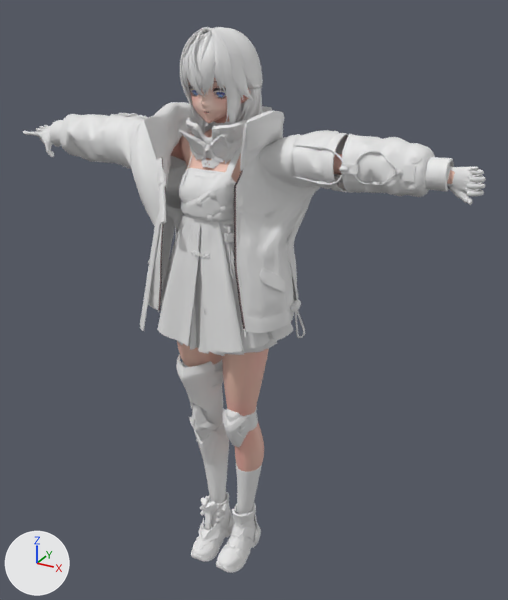
An edit to the glTF model unity/Assets/Authored/asteria/default/model.gltf, drawn before and after from the same camera.
Before and after are seen from a 50 mm camera at (1.12, -1.822, 2.014) aimed at (0.062, 0.103, 1.051). Arrows for +X, +Y and +Z are at lower left; the lights stay in place. The older version comes first. Objects named as collision shapes, trigger or cutter boxes, shadow casters or lower levels of detail are left out. Vertices at exactly the same position are counted once.

The first picture shows 'asteria_LOD0'.
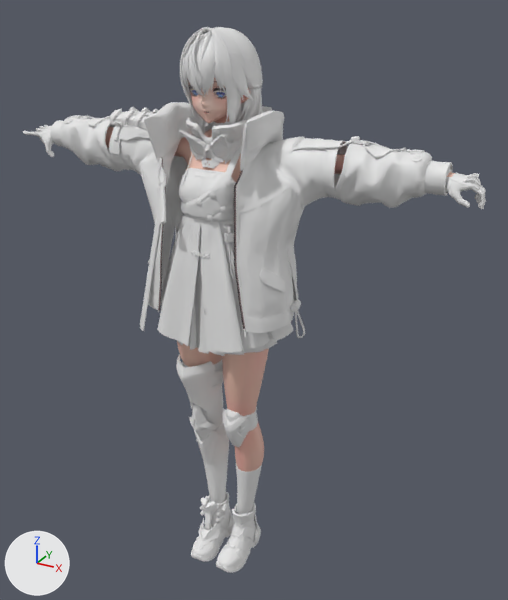
Patch to the scene script:
```diff
--- a/unity/Assets/Authored/asteria/default/model.gltf.py
+++ b/unity/Assets/Authored/asteria/default/model.gltf.py
@@ me_asteria_lod0 @@
 me_asteria_lod0.from_pydata(...)  # 49462 vertices, 94325 faces; spans x -0.83..0.79, y -0.18..0.22, z 0.03..1.92
 # used by ob_asteria_lod0; location = (0.0, 0.0, 0.0)
+# me_asteria_lod0 part 1: the loose piece of 40 vertices spanning x 0.68..0.7, y 0.03..0.04, z 1.54..1.58 is turned -76.4 degrees about the x axis through its middle, then moved by (0.0, 0.0, 0.01)
+# me_asteria_lod0 part 2: the loose piece of 279 vertices spanning x -0.39..-0.34, y -0.01..0.12, z 1.48..1.65 is turned 92.4 degrees about the x axis through its middle, then moved by (0.0, -0.02, 0.01)
+# me_asteria_lod0 part 3: the loose piece of 215 vertices spanning x -0.38..-0.21, y 0.06..0.11, z 1.61..1.64 is multiplied about its middle by the matrix ((0.998, -0.069, 0.006), (0.004, -0.028, -1.0), (0.07, 0.997, -0.028)), then moved by (0.0, -0.11, -0.02)
+# me_asteria_lod0 part 4: the loose piece of 64 vertices spanning x 0.23..0.42, y -0.03..0.0, z 1.51..1.56 is turned -90.9 degrees about the x axis through its middle and scaled by 0.996, then moved by (0.0, 0.03, 0.08)
+# me_asteria_lod0 part 5: the loose piece of 68 vertices spanning x 0.23..0.42, y -0.03..0.01, z 1.57..1.62 is turned -88.2 degrees about the x axis through its middle, then moved by (0.0, 0.08, 0.02)
+# me_asteria_lod0 part 6: the loose piece of 28 vertices spanning x -0.4..-0.38, y 0.1..0.14, z 1.58..1.62 is turned 92.4 degrees about the x axis through its middle, then moved by (0.0, -0.12, 0.04)
+# me_asteria_lod0 part 7: the loose piece of 26 vertices spanning x -0.36..-0.32, y 0.09..0.14, z 1.58..1.62 is turned 92.4 degrees about the x axis through its middle, then moved by (0.0, -0.12, 0.04)
+# me_asteria_lod0 part 8: the loose piece of 26 vertices spanning x -0.31..-0.28, y 0.09..0.14, z 1.58..1.62 is turned 92.1 degrees about the x axis through its middle, then moved by (0.0, -0.12, 0.04)
+# me_asteria_lod0 part 9: the loose piece of 44 vertices spanning x 0.33..0.35, y -0.02..0.0, z 1.51..1.52 is scaled about its middle by (1, 0.545, -0.505), then moved by (0.0, 0.0, 0.1)
+# me_asteria_lod0 part 10: the loose piece of 93 vertices spanning x 0.55..0.58, y -0.02..-0.01, z 1.57..1.58 is turned -87.6 degrees about the x axis through its middle, then moved by (0.0, 0.06, 0.05)
+# me_asteria_lod0 part 11: the loose piece of 93 vertices spanning x 0.41..0.45, y -0.04..-0.02, z 1.55..1.58 is turned -87.6 degrees about the x axis through its middle, then moved by (0.0, 0.07, 0.07)
+# me_asteria_lod0 part 12: 8012 of 49462 vertices moved; they spanned x -0.69..0.79, y -0.12..0.2, z 1.31..1.65 and now span x -0.69..0.79, y -0.11..0.15, z 1.31..1.65; mean shift (0.0, 0.0, 0.0); largest move (-0.44, -0.07, 1.57) -> (-0.44, 0.04, 1.45)
 me_asteria_lod0.materials.append(mat_face)
```

Where the change shows, as pixel boxes (x1, y1, x2, y2) in the pictures (508 x 600 px; the box of a moved part takes in the faces that stretch with it):
part 1 of me_asteria_lod0, moved or reshaped: before (447, 170, 455, 184); after (447, 172, 455, 177)
part 2 of me_asteria_lod0, moved or reshaped (mostly hidden before): before (118, 113, 137, 168); after (109, 125, 122, 154)
part 3 of me_asteria_lod0, moved or reshaped (mostly hidden before): before (137, 115, 148, 119); after (113, 121, 149, 141)
part 4 of me_asteria_lod0, moved or reshaped: before (292, 173, 344, 185); after (293, 140, 354, 151)
part 5 of me_asteria_lod0, moved or reshaped (not visible afterwards): before (294, 144, 345, 164)
part 6 of me_asteria_lod0, moved or reshaped (not visible before): after (110, 109, 122, 125)
part 7 of me_asteria_lod0, moved or reshaped (not visible before): after (121, 110, 135, 125)
part 8 of me_asteria_lod0, moved or reshaped (not visible before): after (132, 111, 146, 128)
part 9 of me_asteria_lod0, moved or reshaped: before (317, 180, 325, 185); after (319, 146, 327, 150)
part 10 of me_asteria_lod0, moved or reshaped: before (393, 169, 403, 175); after (402, 148, 411, 152)
part 11 of me_asteria_lod0, moved or reshaped: before (339, 164, 359, 174); after (351, 136, 370, 145)
part 12 of me_asteria_lod0, moved or reshaped: before (49, 114, 486, 251); after (50, 110, 486, 251)
